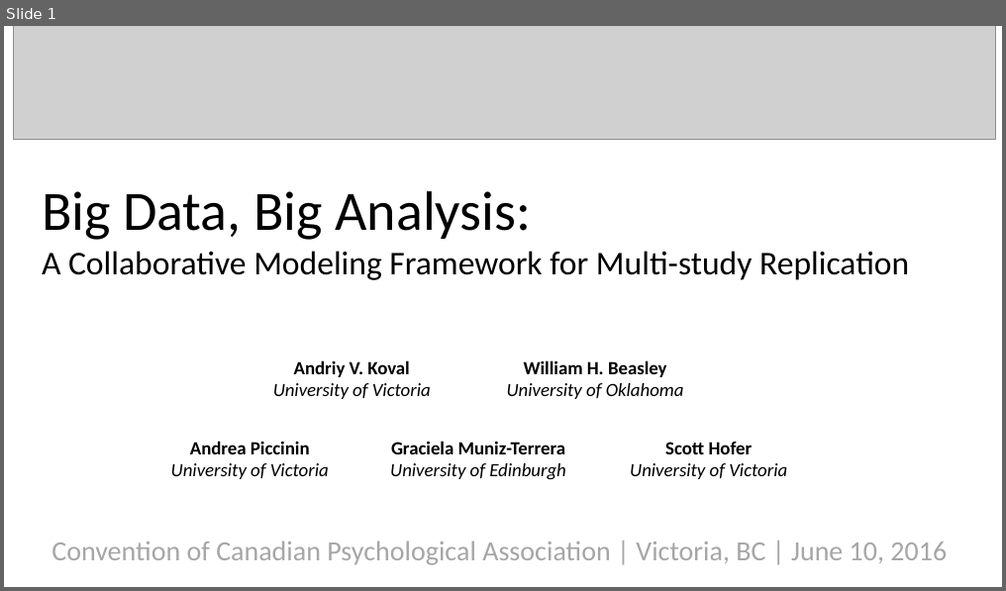
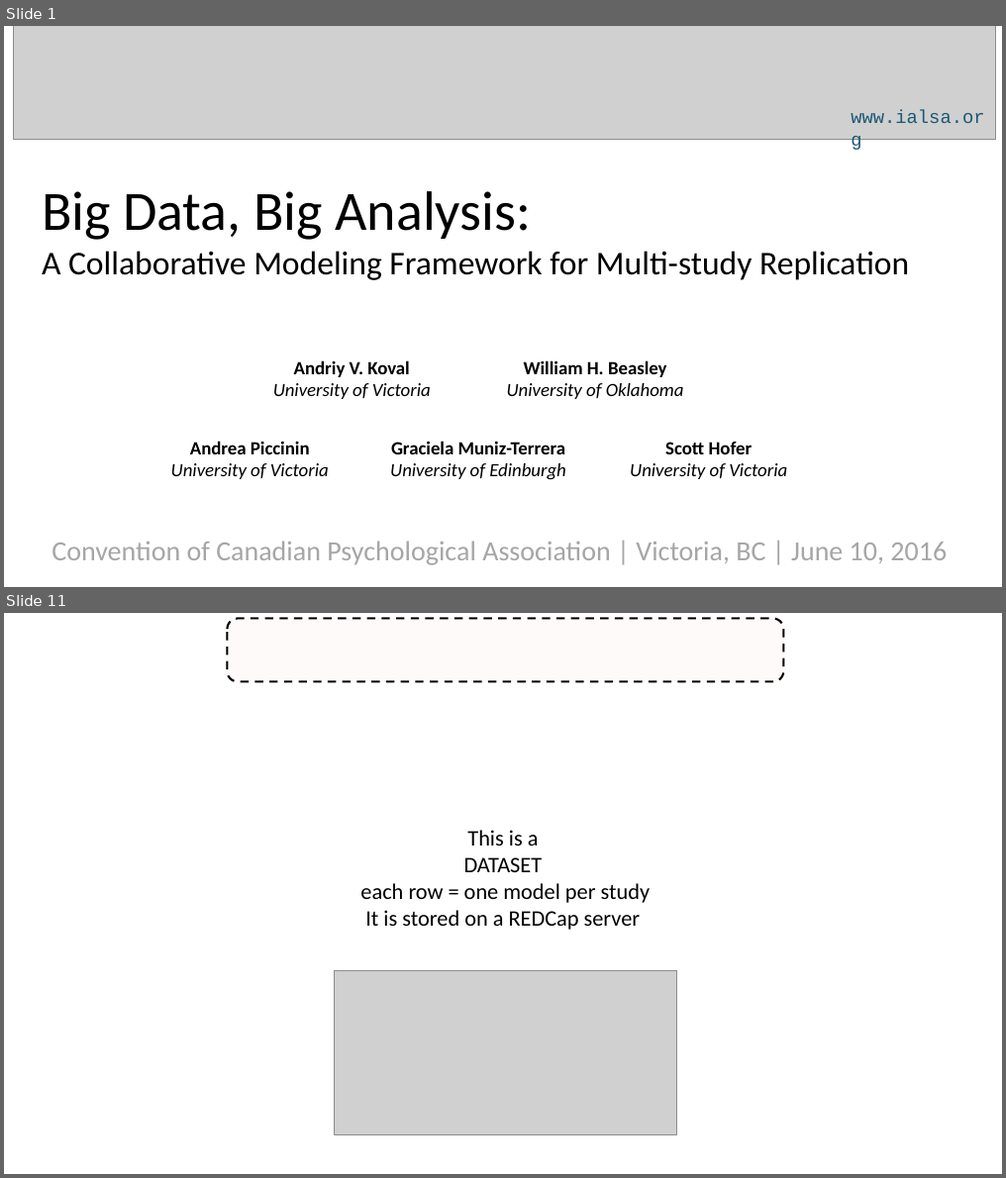
Before and after one commit to IALSA/IALSA-2015-Portland, a slide deck: pubs/2016-talks/2016-06-09-cpa/ppt/koval-etal-2016-06-10-cpa.pptx. Shown one above the other, each under a label of ours: slide 1 before the commit, slides 1 and 11 after it; the slides between them are not shown. The pictures are 1006x591 and 1006x1178 pixels, drawn with LibreOffice and Linux fonts; fonts in the diff are those of the drawing; grey boxes stand for pictures; background and template pictures are left out. Boxes give left, top, right and bottom in pixels: in the first picture for what was removed or moved away, otherwise in the second. Text is boxed around its words. In the diff, an @@ line names an element or a change of style, - is before the commit and + after.

```diff
--- a/pubs/2016-talks/2016-06-09-cpa/ppt/koval-etal-2016-06-10-cpa.pptx
+++ b/pubs/2016-talks/2016-06-09-cpa/ppt/koval-etal-2016-06-10-cpa.pptx
@@ slide 11 added at [4,613,1002,1174], background picture (left out) @@
@@ rounded rectangle added at [228,618,784,682], fill #FF0000 at 2% opacity, outline #000000 1.5 pt dashed @@
@@ text added at [360,830,650,930], 16 pt, text #000000 @@
+This is a
+DATASET
+each row = one model per study
+It is stored on a REDCap server
@@ picture added at [334,970,676,1135] @@
@@ slide 1 changed as well @@
@@ text added at [850,110,984,123], 13.5 pt, text #1C5976 @@
+www.ialsa.org
```
Also in this commit, not shown: 2 other slides changed, 27 other slides added, 13 slides removed, 4 other files.
